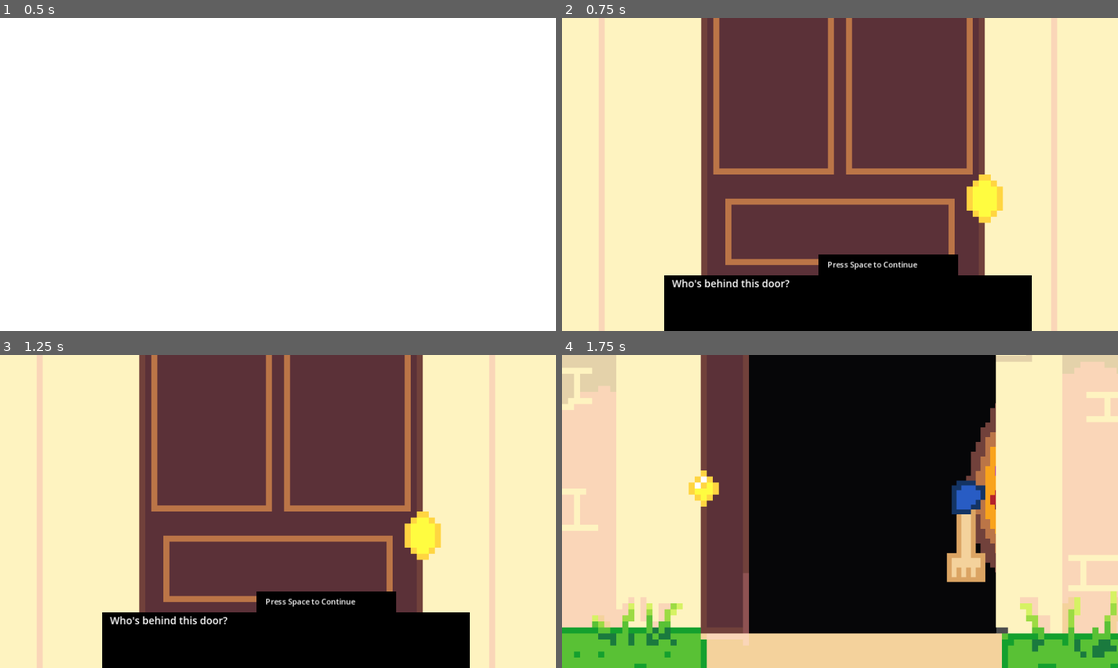
Above: before the commit, frames 1-4 (two rows, left to right).
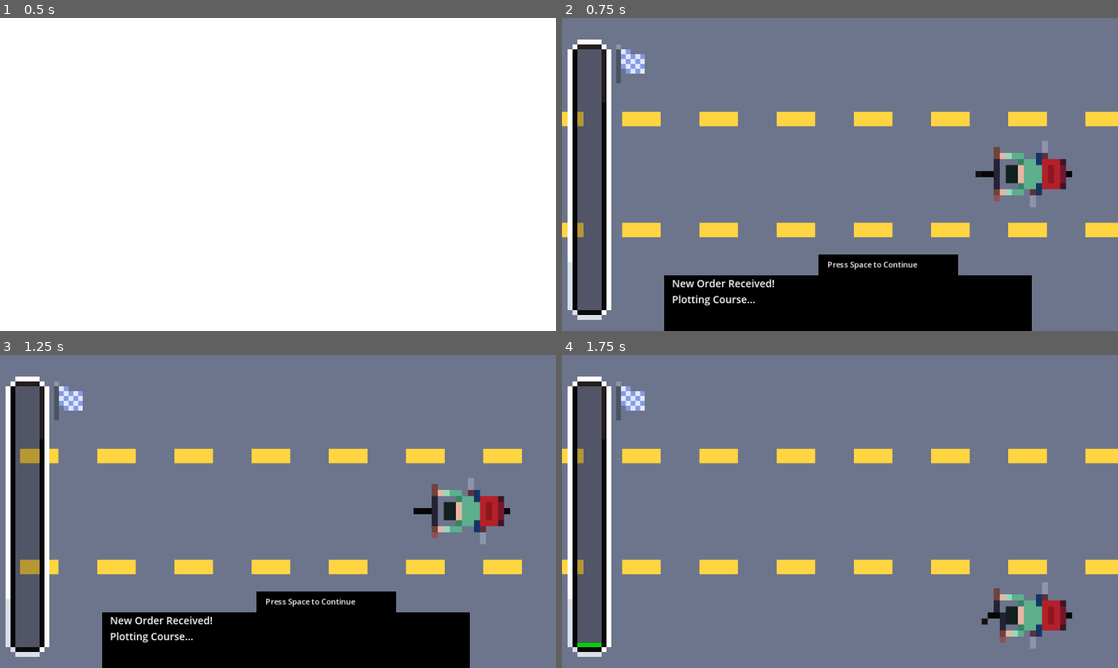
Above: after the commit, the same moments.

Repository: Kolin63/DoorDasher
Game: Godot game, scene res://main.tscn
Same seed, same stepped clock (60 frames per second), same inputs: the game is played once before the commit and once after it. Sound files missing from this copy of the repository are replaced by a short silence.
Inputs (mouse positions are in pixels of both pictures, inside the frame that each line leads up to):
- Up to frame 1 (0.5 s): no input
- Up to frame 2 (0.75 s): tap Enter at 0.5 s; move the mouse to (962, 158) at 0.52 s; press the mouse at (962, 158) at 0.53 s; hold W (move_up) from 0.53 s (still down)
- Up to frame 3 (1.25 s): keep holding W (move_up)
- Up to frame 4 (1.75 s): tap Space at 1.25 s; move the mouse to (728, 527) at 1.27 s; release W (move_up) at 1.28 s; release the mouse at (728, 527) at 1.28 s; hold S (move_down) from 1.28 s (still down); click (728, 527) at 1.35 s

Frame 1 is identical in both runs. In frame 2, 87% of the frame differs, in the area x 0-100%, y 0-100%; in frame 3, 87%; in frame 4, 100%.

Commit message:
actual final commit

Diff:
--- a/main.gd
+++ b/main.gd
@@ -20,7 +20,7 @@
 
 func _ready():
 	_on_load_menu()
-	road_stage = 6
+	road_stage = 1
 
 
 func _process(_delta):
Binary file added: DoorDasher.apple-touch-icon.png
Not shown, added: DoorDasher.apple-touch-icon.png.import
Binary file added: DoorDasher.icon.png
Not shown, added: DoorDasher.icon.png.import
Binary file added: DoorDasher.png
Not shown, added: DoorDasher.png.import
Binary file added: index.apple-touch-icon.png
Not shown, added: index.apple-touch-icon.png.import
Binary file added: index.icon.png
Not shown, added: index.icon.png.import
Binary file added: index.png
Not shown, added: index.png.import
(and 11 more such lines)
